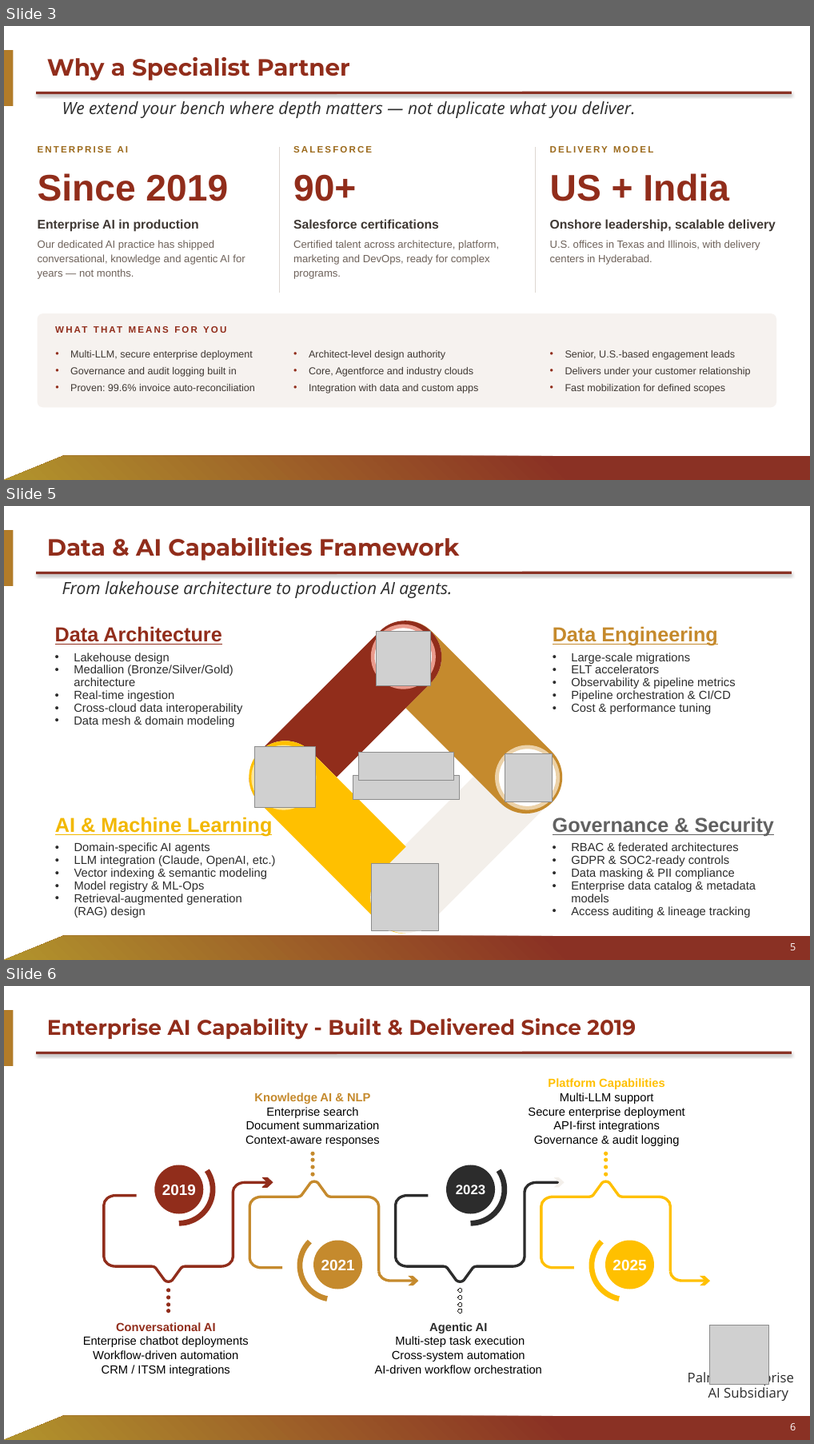
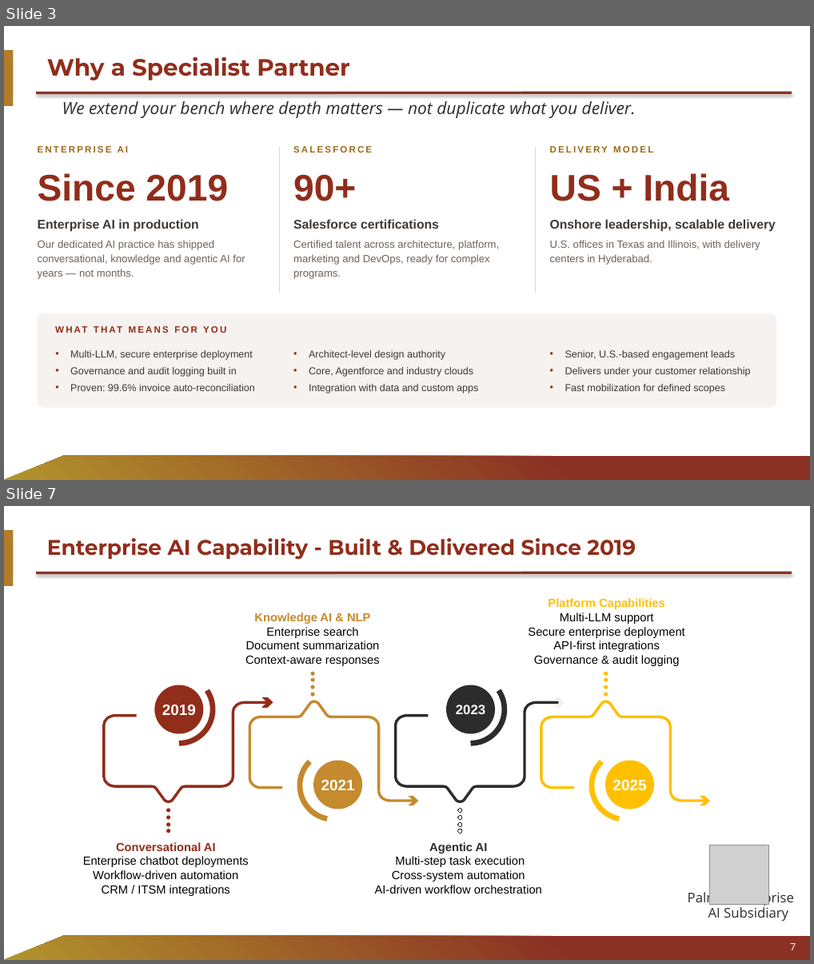
Before and after one commit to liza212/Test, a slide deck: decks/Palni_Capabilities_Partner.pptx. Shown one above the other, each under a label of ours: slides 3, 5 and 6 before the commit, slides 3 and 7 after it; the slides between them are not shown. The pictures are 814x1444 and 814x964 pixels, drawn with LibreOffice and Linux fonts; fonts in the diff are those of the drawing; grey boxes stand for pictures; background and template pictures are left out. Boxes give left, top, right and bottom in pixels: in the first picture for what was removed or moved away, otherwise in the second. Text is boxed around its words. In the diff, an @@ line names an element or a change of style, - is before the commit and + after.

```diff
--- a/decks/Palni_Capabilities_Partner.pptx
+++ b/decks/Palni_Capabilities_Partner.pptx
@@ slide 5 removed at [4, 506, 810, 960], background #FFFFFF; not listed: 3 template elements that a slide beside it also shows @@
@@ title removed at [47, 537, 459, 560] @@
-Data & AI Capabilities Framework
@@ text removed at [62, 581, 452, 598] @@
-From lakehouse architecture to production AI agents.
@@ freeform shape removed at [234, 606, 457, 828] @@
@@ freeform shape removed at [362, 613, 578, 828] @@
@@ text removed at [55, 626, 243, 727] @@
-Data Architecture
-• Lakehouse design
-• Medallion (Bronze/Silver/Gold) architecture
-• Real-time ingestion
-• Cross-cloud data interoperability
-• Data mesh & domain modeling
@@ ellipse removed at [373, 626, 434, 687] @@
@@ picture removed at [376, 632, 430, 686] @@
@@ text removed at [553, 626, 735, 714] @@
-Data Engineering
-• Large-scale migrations
-• ELT accelerators
-• Observability & pipeline metrics
-• Pipeline orchestration & CI/CD
-• Cost & performance tuning
@@ freeform shape removed at [234, 725, 450, 941] @@
@@ rounded rectangle removed at [354, 725, 577, 948] @@
@@ ellipse removed at [254, 747, 314, 808] @@
@@ picture removed at [254, 746, 315, 808] @@
@@ picture removed at [358, 752, 454, 780] @@
@@ ellipse removed at [497, 747, 558, 808] @@
@@ picture removed at [505, 753, 553, 801] @@
@@ picture removed at [353, 775, 459, 800] @@
@@ text removed at [55, 816, 276, 904] @@
-AI & Machine Learning
-• Domain-specific AI agents
-• LLM integration (Claude, OpenAI, etc.)
-• Vector indexing & semantic modeling
-• Model registry & ML-Ops
-• Retrieval-augmented generation (RAG) design
@@ text removed at [553, 816, 774, 917] @@
-Governance & Security
-• RBAC & federated architectures
-• GDPR & SOC2-ready controls
-• Data masking & PII compliance
-• Enterprise data catalog & metadata models
-• Access auditing & lineage tracking
@@ picture removed at [372, 864, 439, 931] @@
@@ page number removed at [790, 943, 796, 950] @@
-5
@@ what was slide 6 is now slide 7 @@
@@ page number at [790, 943, 796, 950]: text changed @@
-6
+7
```
Also in this commit, not shown: 12 slides changed, 4 slides added, 1 other slide removed.
